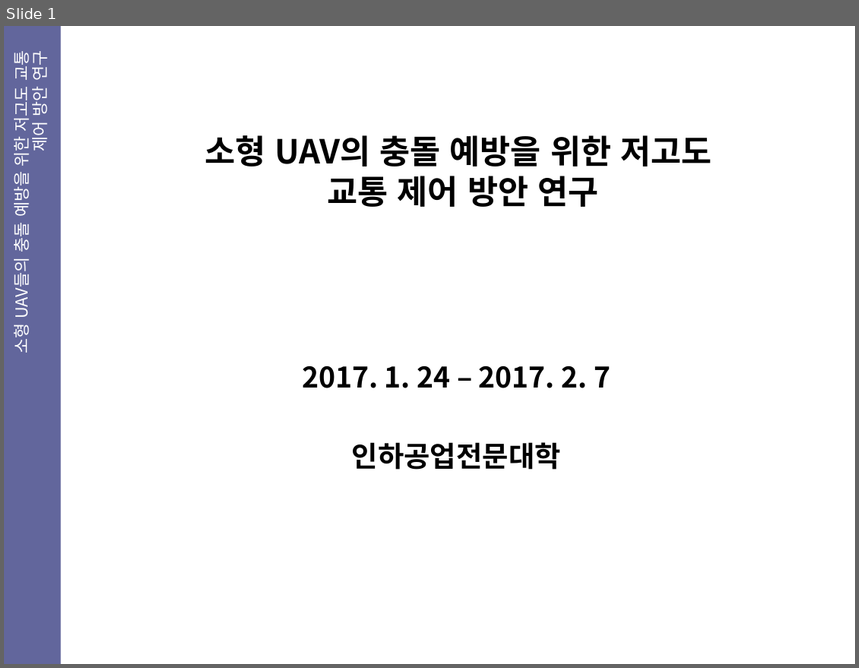
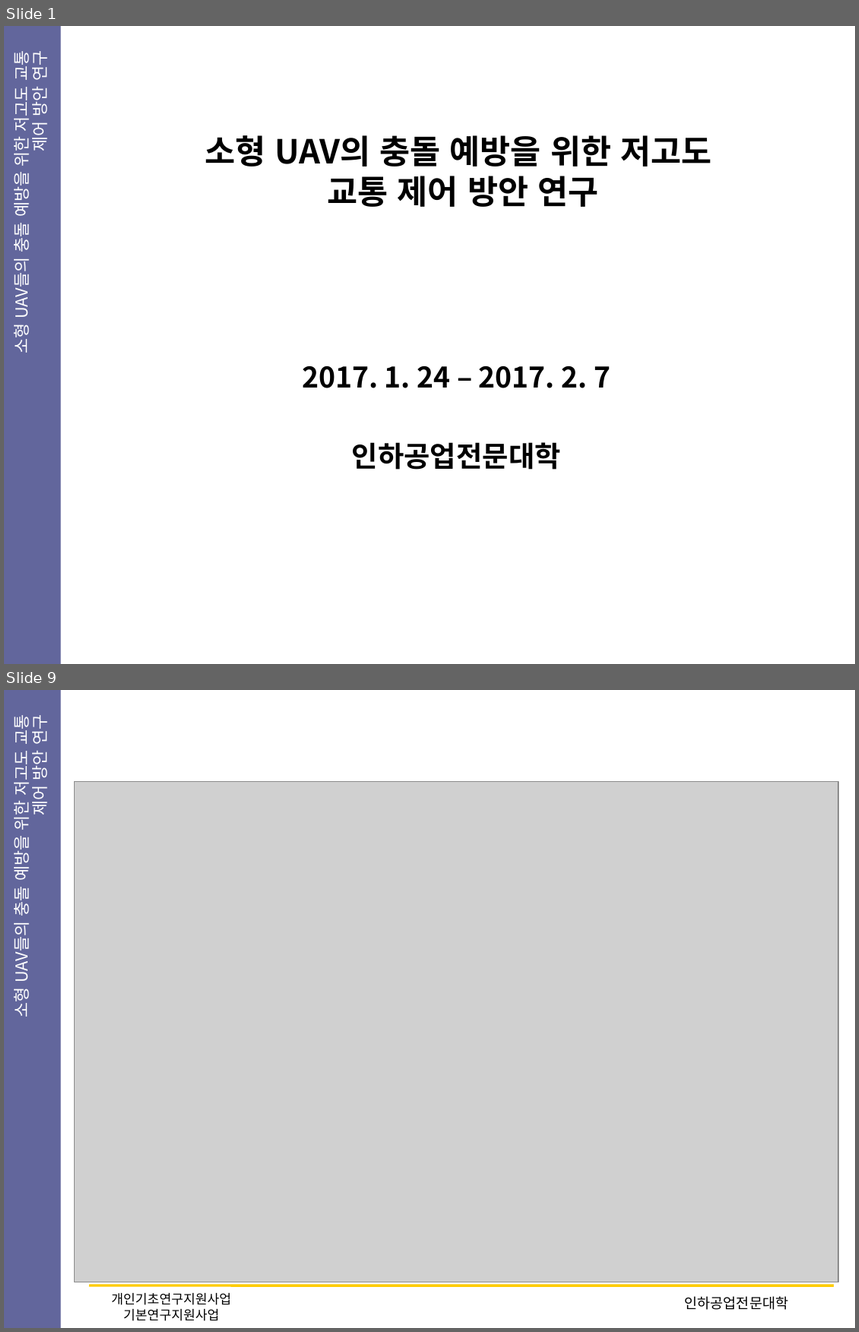
Before and after one commit to Jeonggiyoon/unityProjectPPT, a slide deck: 유니티 ppt/unity 17. 2.14.pptx. Shown one above the other, each under a label of ours: slide 1 before the commit, slides 1 and 9 after it; the slides between them are not shown. The pictures are 859x668 and 859x1332 pixels, drawn with LibreOffice and Linux fonts; fonts in the diff are those of the drawing; grey boxes stand for pictures. Boxes give left, top, right and bottom in pixels: in the first picture for what was removed or moved away, otherwise in the second. Text is boxed around its words. In the diff, an @@ line names an element or a change of style, - is before the commit and + after.

```diff
--- a/유니티 ppt/unity 17. 2.14.pptx
+++ b/유니티 ppt/unity 17. 2.14.pptx
@@ slide 9 added at [4, 690, 855, 1328], background #FFFFFF; not listed: 2 template elements that a slide beside it also shows @@
@@ rectangle added at [75, 781, 834, 788], fill gradient #000099 to #D6D6E4 @@
@@ picture added at [75, 781, 839, 1283] @@
@@ line added from (89, 1286) to (834, 1286), #FFCC00 2.25 pt @@
@@ text added at [111, 1293, 231, 1322], 11 pt, text #000000 @@
+개인기초연구지원사업
+기본연구지원사업
@@ text added at [684, 1296, 788, 1310], 12 pt, text #000000 @@
+인하공업전문대학
```
Also in this commit, not shown: 14 other slides added, 11 slides removed, 13 other files.
